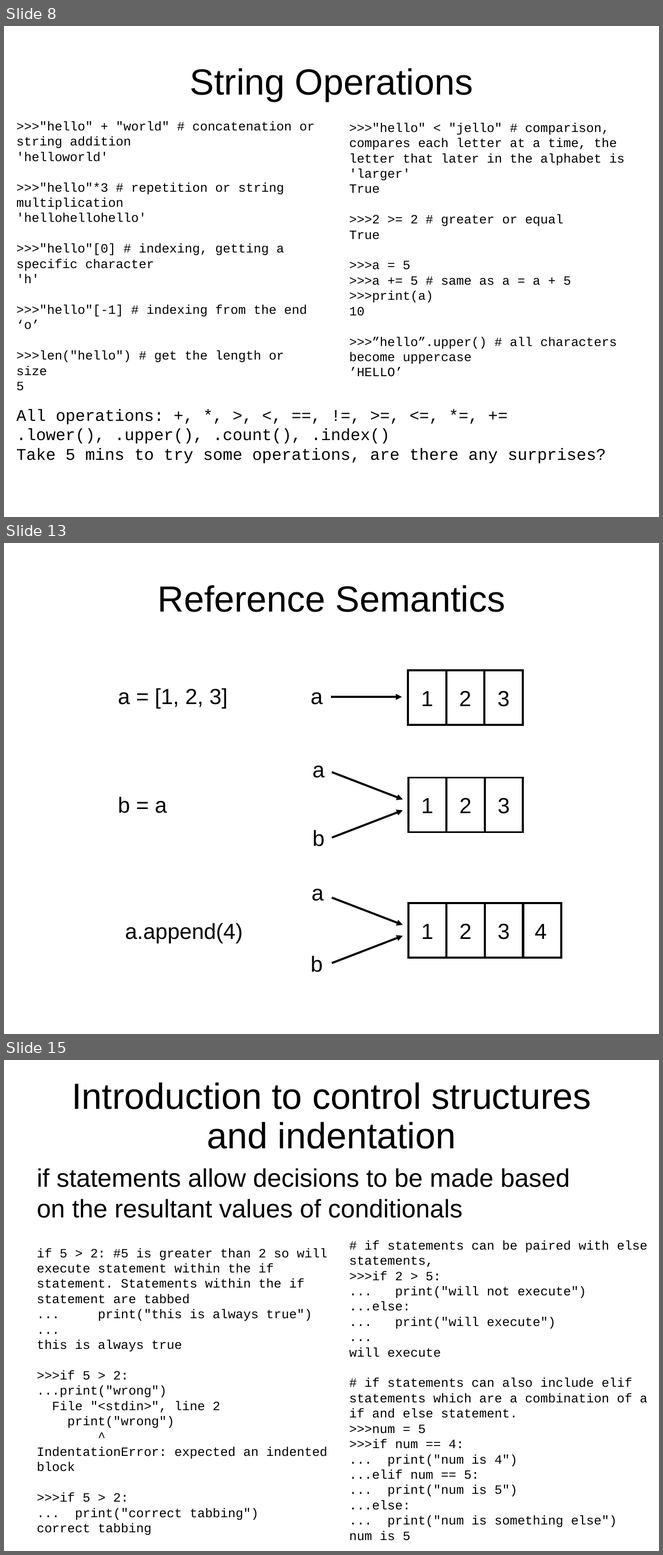
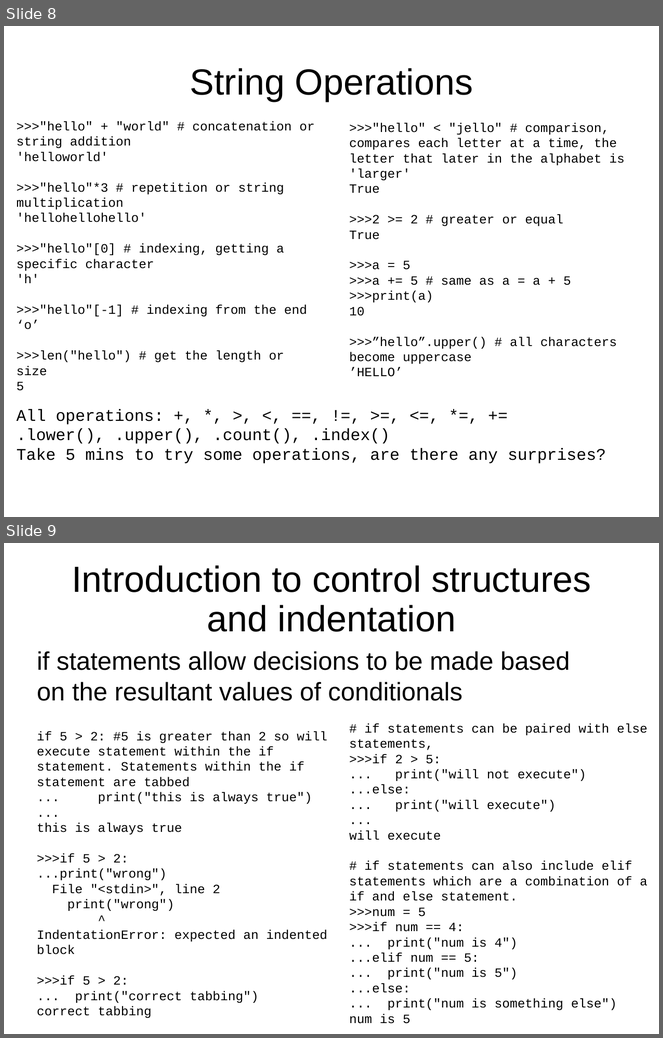
Before and after one commit to jyesselm/Chem991E, a slide deck: 01_introduction_to_python_part_i/slides.pptx. Shown one above the other, each under a label of ours: slides 8, 13 and 15 before the commit, slides 8 and 9 after it; the slides between them are not shown. The pictures are 663x1555 and 663x1038 pixels, drawn with LibreOffice and Linux fonts; fonts in the diff are those of the drawing. Boxes give left, top, right and bottom in pixels: in the first picture for what was removed or moved away, otherwise in the second. Text is boxed around its words. In the diff, an @@ line names an element or a change of style, - is before the commit and + after.

```diff
--- a/01_introduction_to_python_part_i/slides.pptx
+++ b/01_introduction_to_python_part_i/slides.pptx
@@ slide 13 removed at (4, 543, 659, 1034), background #FFFFFF @@
@@ title removed at (158, 585, 506, 612) @@
-Reference Semantics
@@ rectangle removed at (408, 670, 446, 724) @@
-1
@@ rectangle removed at (446, 670, 484, 724) @@
-2
@@ rectangle removed at (485, 670, 523, 724) @@
-3
@@ text removed at (118, 688, 228, 709) @@
-a = [1, 2, 3]
@@ text removed at (311, 692, 323, 705) @@
-a
@@ arrow removed from (331, 697) to (402, 697) @@
@@ text removed at (312, 766, 324, 778) @@
-a
@@ arrow removed from (332, 772) to (403, 800) @@
@@ rectangle removed at (408, 778, 446, 832) @@
-1
@@ rectangle removed at (447, 778, 485, 832) @@
-2
@@ rectangle removed at (485, 778, 523, 832) @@
-3
@@ text removed at (118, 797, 167, 813) @@
-b = a
@@ arrow removed from (332, 838) to (403, 810) @@
@@ text removed at (312, 830, 324, 847) @@
-b
@@ text removed at (312, 889, 324, 901) @@
-a
@@ arrow removed from (332, 898) to (403, 925) @@
@@ rectangle removed at (408, 903, 446, 958) @@
-1
@@ rectangle removed at (447, 903, 485, 958) @@
-2
@@ rectangle removed at (485, 903, 523, 958) @@
-3
@@ rectangle removed at (523, 903, 561, 958) @@
@@ text removed at (125, 923, 243, 943) @@
-a.append(4)
@@ text removed at (535, 924, 547, 939) @@
-4
@@ arrow removed from (332, 964) to (403, 936) @@
@@ text removed at (311, 956, 323, 973) @@
-b
@@ what was slide 15 is now slide 9 @@
```
Also in this commit, not shown: 5 other slides removed, 3 other files.
